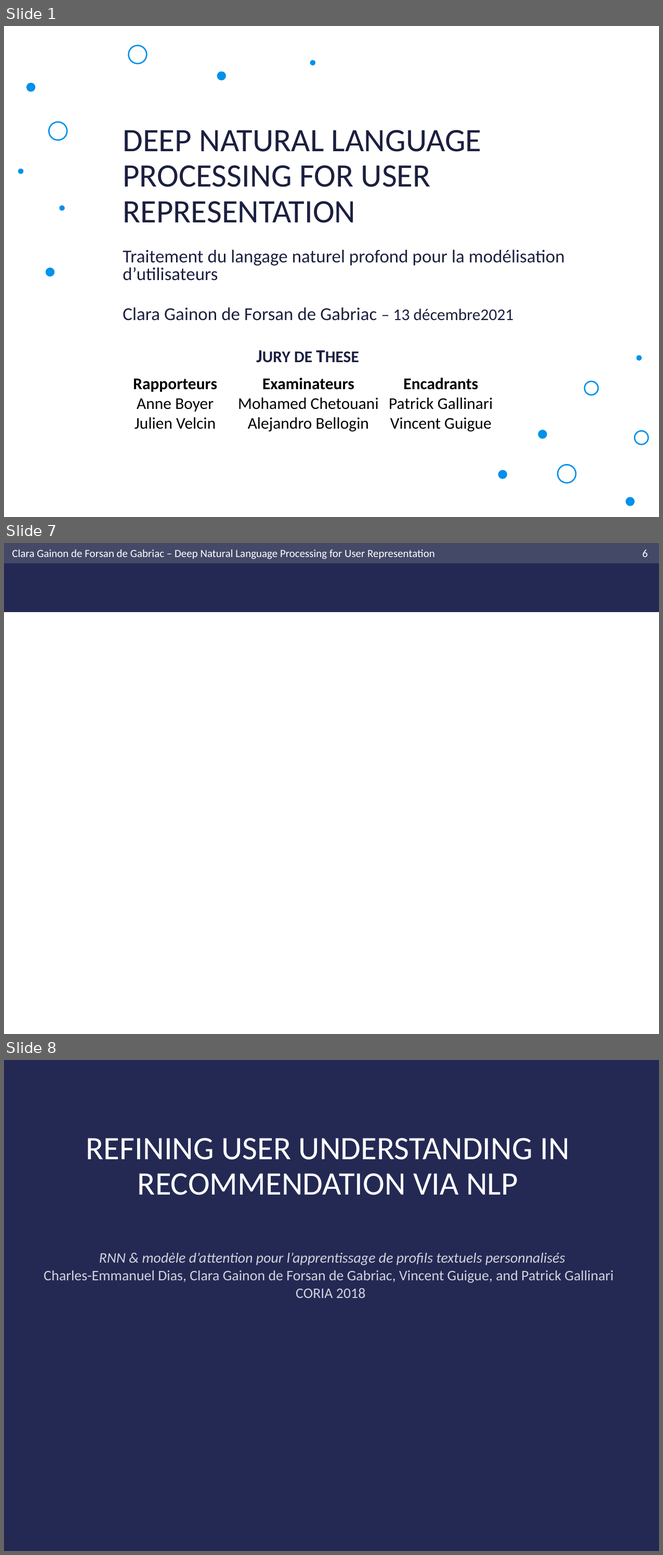
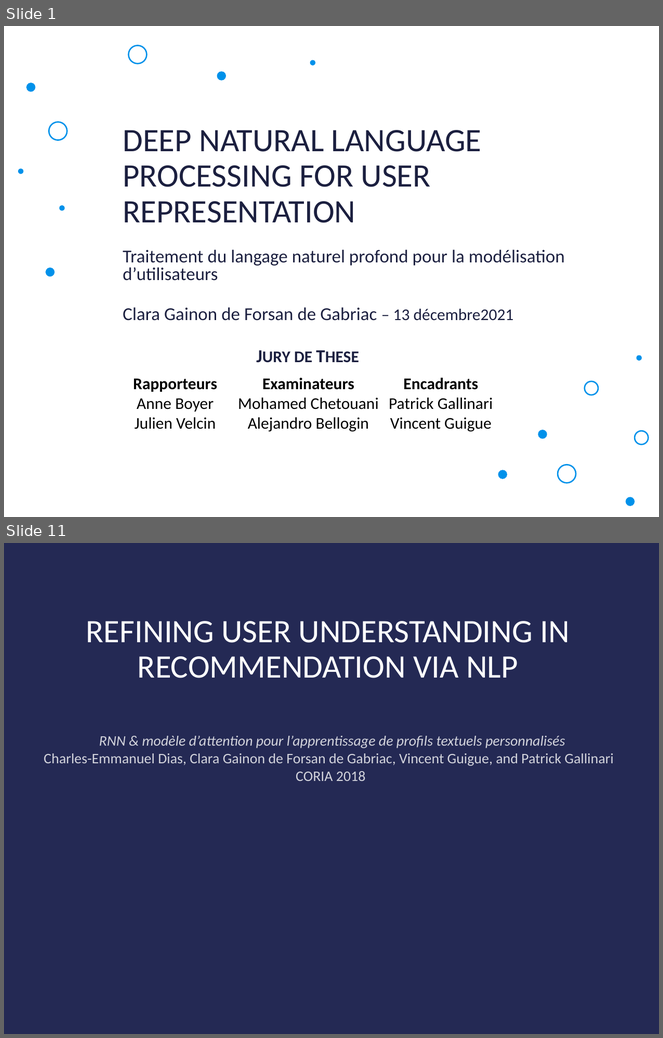
Before and after one commit to clara-gdef/defense, a slide deck: defense.pptx. Shown one above the other, each under a label of ours: slides 1, 7 and 8 before the commit, slides 1 and 11 after it; the slides between them are not shown. The pictures are 663x1555 and 663x1038 pixels, drawn with LibreOffice and Linux fonts; fonts in the diff are those of the drawing; background and template pictures are left out. Boxes give left, top, right and bottom in pixels: in the first picture for what was removed or moved away, otherwise in the second. Text is boxed around its words. In the diff, an @@ line names an element or a change of style, - is before the commit and + after.

```diff
--- a/defense.pptx
+++ b/defense.pptx
@@ slide 7 removed at (4, 543, 659, 1034), background #FFFFFF @@
@@ rectangle removed at (4, 543, 659, 612) @@
@@ rectangle removed at (4, 543, 659, 563) @@
@@ text removed at (12, 549, 435, 559) @@
-Clara Gainon de Forsan de Gabriac – Deep Natural Language Processing for User Representation
@@ page number removed at (643, 550, 648, 557) @@
-6
@@ what was slide 8 is now slide 11 @@
```
Also in this commit, not shown: 7 slides changed, 7 slides added, 3 other slides removed, 2 other files.
